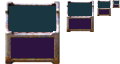
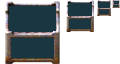
Revision of a layered (120, 64) image; what changed, layer by layer:
painted on "tint" over [11, 5, 118, 58]
